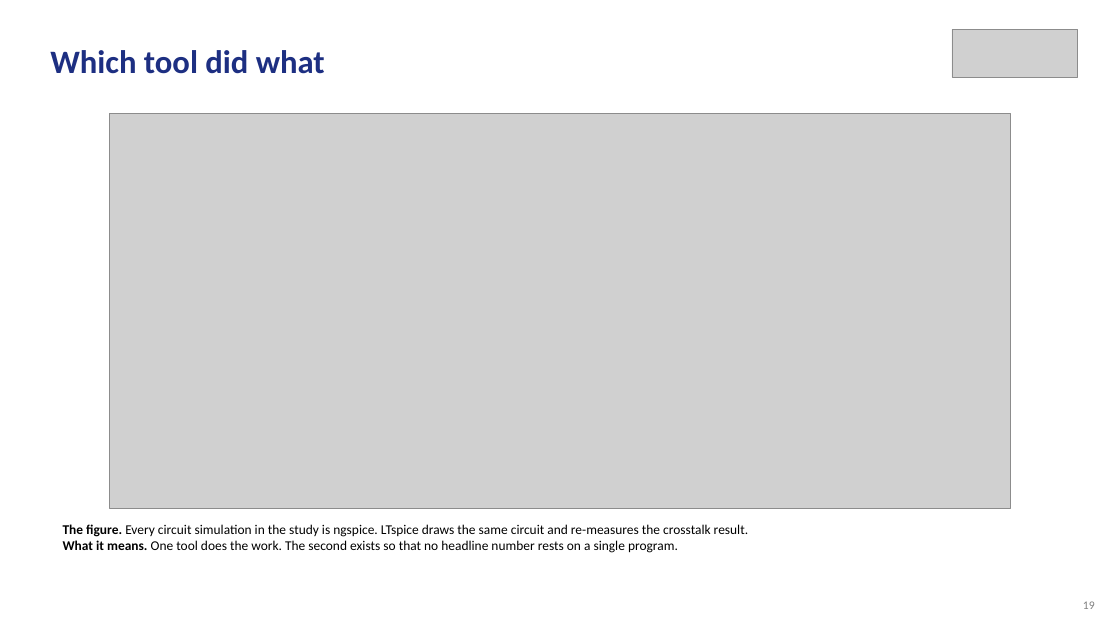
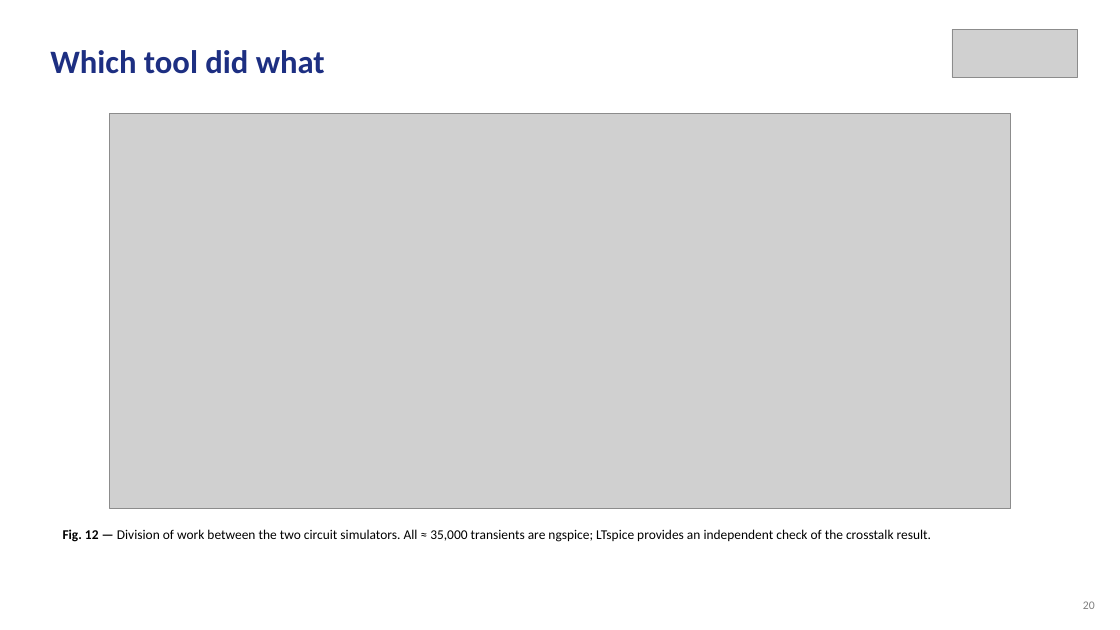
Before and after one commit to Amritha902/gan-driver, a slide deck: slide 20 of review/Review1_GaN_Segmented_Gate_Driver.pptx (slide 19 before the commit). Drawn at 1120x630 pixels with LibreOffice and Linux fonts; fonts in the diff are those of the drawing; grey boxes stand for pictures. Boxes give left, top, right and bottom in pixels: in the first picture for what was removed or moved away, otherwise in the second. Text is boxed around its words. In the diff, an @@ line names an element or a change of style, - is before the commit and + after.

```diff
--- a/review/Review1_GaN_Segmented_Gate_Driver.pptx
+++ b/review/Review1_GaN_Segmented_Gate_Driver.pptx
@@ text at (63, 529, 931, 542): text changed @@
-The figure. Every circuit simulation in the study is ngspice. LTspice draws the same circuit and re-measures the crosstalk result.
-What it means. One tool does the work. The second exists so that no headline number rests on a single program.
+Fig. 12 — Division of work between the two circuit simulators. All ≈ 35,000 transients are ngspice; LTspice provides an independent check of the crosstalk result.
@@ text at (1083, 601, 1095, 609): text changed @@
-19
+20
```
Also in this commit, not shown: 24 other slides changed, 4 slides added, 3 slides removed, 16 other files.
